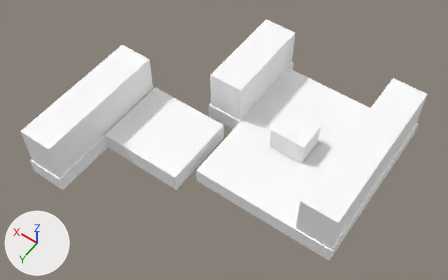
One commit to the OBJ model Games/GuruttoWorld/Assets/Models/StreetJourney/Baked/Block-0-12.obj: the scene before it, then after it.
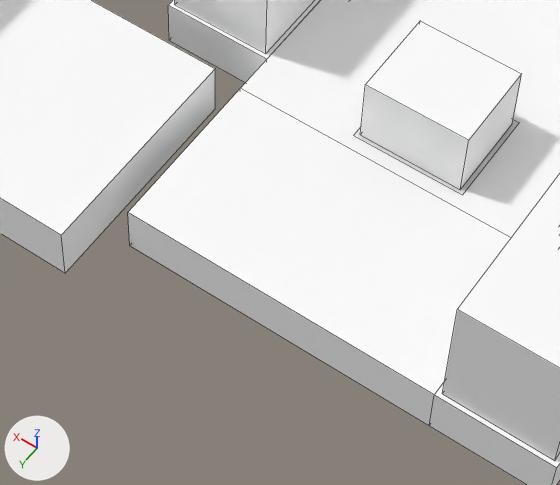
Each version appears first whole from a 50 mm camera at (-44.8, 81.5, 98.5) aimed at (-0.9, 19.9, 1.8), and next in a close-up on the part from 35% to 74% of the width and 37% to 92% of the height. The axes (+X, +Y, +Z) are drawn at lower left. The lights are the same throughout. The older version's two pictures come first. The close-ups show mesh edges as thin lines. Where no turn or scale is listed for an object, it has been applied to the vertices. Vertices at exactly the same position are counted once.

Objects in the first close-up: 'Block-0-12'.
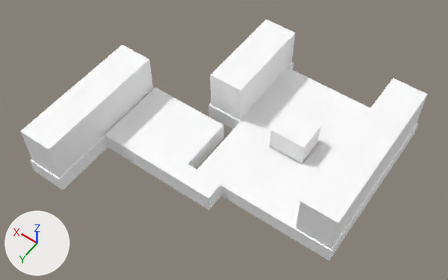
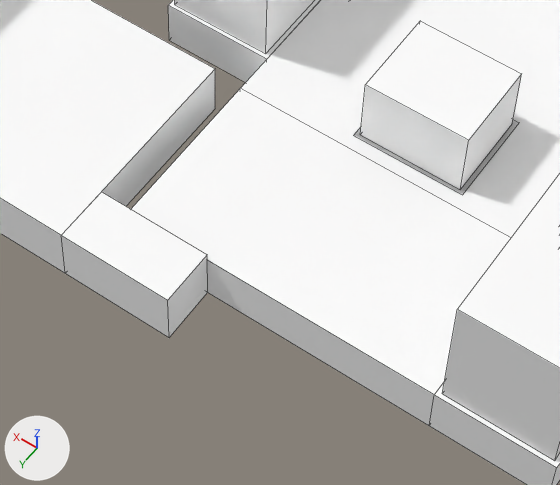
Pixel boxes [x1, y1, x2, y2] of what changed, in the close-ups (560 x 485 px):
part 1 of me_block_0_12, added
    after: [61, 192, 208, 337]

The change, as a diff of the scene's bpy script:
```diff
--- a/Games/GuruttoWorld/Assets/Models/StreetJourney/Baked/Block-0-12.obj.py
+++ b/Games/GuruttoWorld/Assets/Models/StreetJourney/Baked/Block-0-12.obj.py
@@ me_block_0_12 @@
 # used by ob_block_0_12; location = (0.0, 0.0, 0.0)
 # verts and faces of me_block_0_12; kept vertices keep their numbers, new ones are numbered from 81
 # before: 63 (2.0, 32.0, -3.6) at pixel (65, 273), 64 (2.0, 32.0, 0.6) at pixel (61, 235)
-me_block_0_12.from_pydata(...)  # 81 vertices, 65 faces; spans x -30.0..28.0, y -8.0..45.0, z -3.6..9.0
+me_block_0_12.from_pydata(...)  # 87 vertices, 71 faces; spans x -30.0..28.0, y -8.0..45.0, z -3.6..9.0
+# me_block_0_12 part 1
+verts[81] = (-6.0, 28.0, -3.6)  # pixel (207, 292)
+verts[82] = (2.0, 28.0, -3.6)
+verts[83] = (-6.0, 32.0, -3.6)  # pixel (169, 337)
+for new, old in zip([84, 85, 86], [81, 82, 83]): verts[new] = verts[old] + (0.0, 0.0, 4.2)
+faces += [(81, 82, 85, 84), (63, 83, 86, 64), (81, 84, 86, 83), (63, 64, 85, 82), (64, 86, 84, 85), (63, 82, 81, 83)]
 me_block_0_12.materials.append(mat_white)
```
